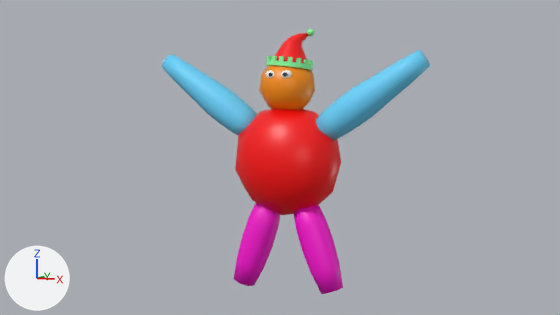
The Blender file samples/bigboi/blend/bigboi2.blend as it was, and as the next commit left it.
Before and after are seen from the file's camera 'Camera'. Lighting does not change. The marker at lower left points along +X, +Y and +Z.
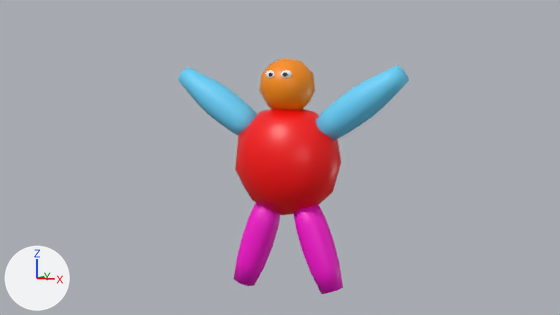
Commit message: Removed santa hat (ho ho ho)

Patch to the scene script:
```diff
--- a/samples/bigboi/blend/bigboi2.blend.py
+++ b/samples/bigboi/blend/bigboi2.blend.py
@@ me_bigboi @@
 me_bigboi.from_pydata(...)  # 236 vertices, 232 faces; spans x 0.0..5.0, y -1.4..1.4, z -4.65..3.78
 # used by ob_icosphere; location = (0.0, 0.0, 0.0)
+# me_bigboi part 1: all 32 vertices in x 3.94..5.0, y -0.43..0.43, z 2.71..3.78 are multiplied about their middle by the matrix ((0.803, 0.0, -0.138), (0.0, 1.0, 0.0), (-0.131, 0.0, 0.908)), then moved by (-0.59, 0.0, -0.42)
 me_bigboi.materials.append(mat_torso)
@@ ob_circle @@
-ob_circle = bpy.data.objects.new('Circle', me_circle)
-ob_circle.location = (0.06, 0.08, 3.39)
-ob_circle.rotation_euler = (-0.0825, 0.087, -0.00719)  # degrees (-4.7, 5, -0.4)
@@ ob_cone @@
-ob_cone = bpy.data.objects.new('Cone', me_cone)
-ob_cone.location = (0.12, 0.13, 3.94)
-ob_cone.rotation_euler = (-0.0825, 0.087, -0.00719)  # degrees (-4.7, 5, -0.4)
@@ ob_icosphere_001 @@
-ob_icosphere_001 = bpy.data.objects.new('Icosphere.001', me_icosphere)
-ob_icosphere_001.location = (0.7, 0.41, 4.46)
-ob_icosphere_001.rotation_euler = (-0.0825, 0.087, -0.00719)  # degrees (-4.7, 5, -0.4)
```

Where the change shows, as pixel boxes (x1, y1, x2, y2) in the pictures (560 x 315 px; the box of a moved part takes in the faces that stretch with it):
'Icosphere', reshaped (14% narrower)
    before: (162, 50, 430, 294)
    after: (178, 58, 409, 294)
'Cone', deleted (red)
    before: (275, 33, 309, 64)
'Circle', deleted
    before: (266, 56, 313, 71)
'Icosphere.001', deleted
    before: (307, 29, 315, 36)
part 1 of me_bigboi, moved or reshaped
    before: (162, 50, 430, 106)
    after: (178, 65, 409, 106)
